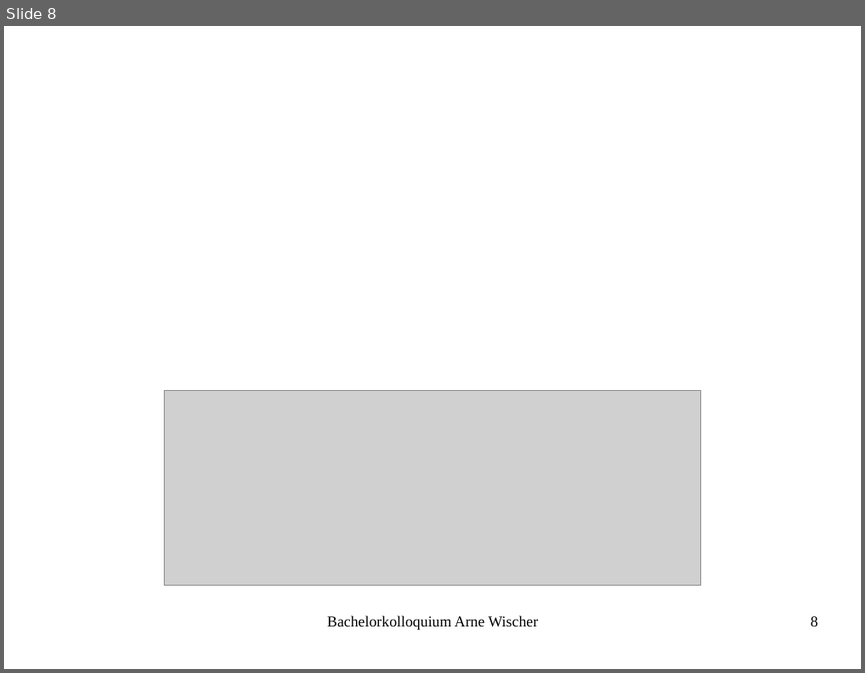
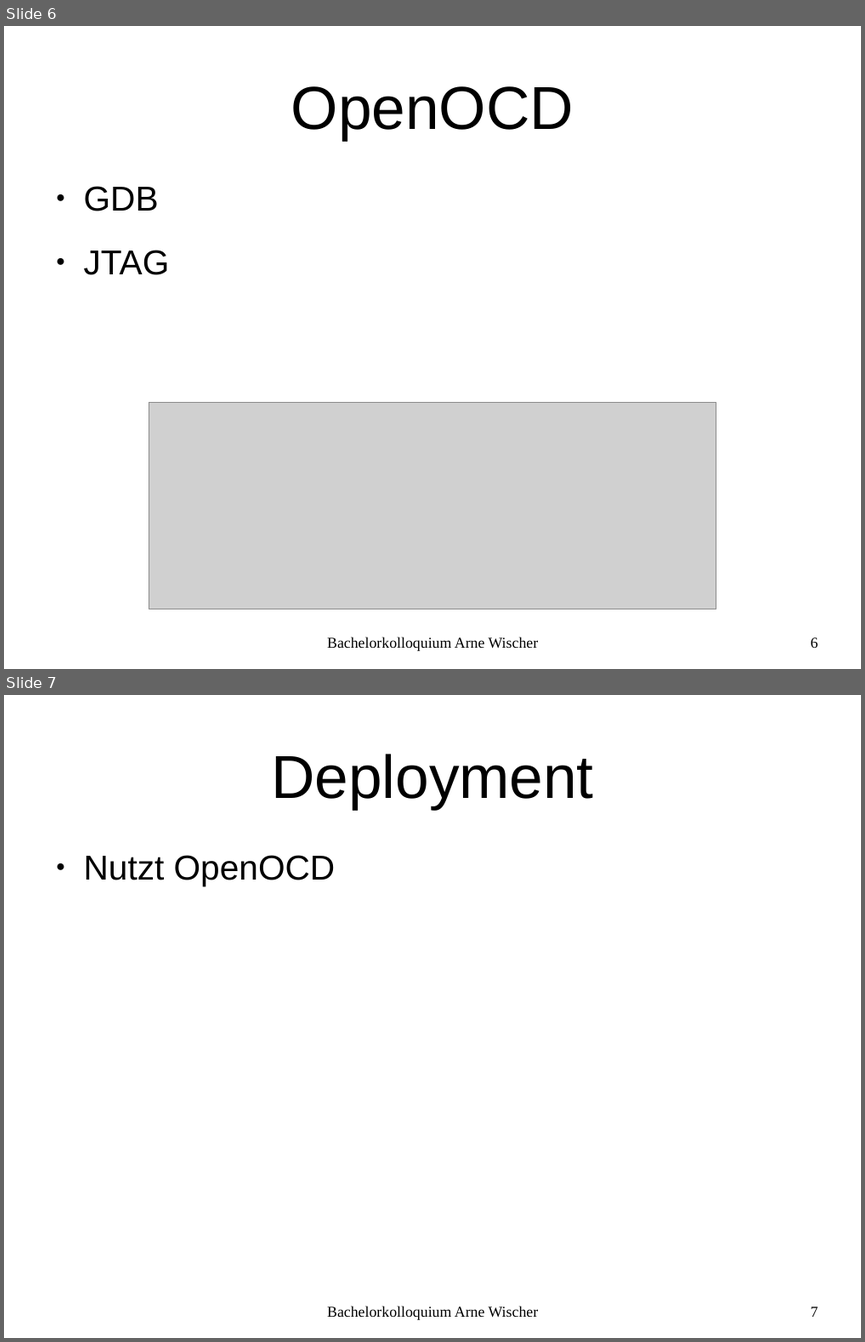
Before and after one commit to fettlaus/Kolloq, a slide deck: Kolloq.odp. Shown one above the other, each under a label of ours: slide 8 before the commit, slides 6 and 7 after it. The pictures are 865x673 and 865x1342 pixels, drawn with LibreOffice and Linux fonts; fonts in the diff are those of the drawing; grey boxes stand for pictures; background and template pictures are left out. Boxes give left, top, right and bottom in pixels: in the first picture for what was removed or moved away, otherwise in the second. Text is boxed around its words. In the diff, an @@ line names an element or a change of style, - is before the commit and + after.

```diff
--- a/Kolloq.odp
+++ b/Kolloq.odp
@@ slide 7 added at box(4, 695, 861, 1338), background picture (left out) @@
@@ title added at box(271, 754, 594, 810), 56.1 pt, text #000000 @@
+Deployment
@@ text added at box(84, 855, 336, 886), 32 pt, text #000000 @@
+● Nutzt OpenOCD
@@ text added at box(327, 1305, 539, 1320), 14 pt, text #000000 @@
+Bachelorkolloquium Arne Wischer
@@ page number added at box(811, 1306, 818, 1316), 14 pt, text #000000 @@
+7
@@ what was slide 8 is now slide 6 @@
@@ slide 6 changed as well @@
@@ title added at box(291, 86, 574, 141), 56.1 pt, text #000000 @@
+OpenOCD
@@ text added at box(84, 186, 170, 275), 32 pt, text #000000 @@
+● GDB
+● JTAG
@@ picture: place and size @@
-picture at box(164, 390, 701, 585)
+picture at box(148, 403, 715, 608)
@@ text "Bachelorkolloquium Arne Wischer": place and size @@
-text "Bachelorkolloquium Arne Wischer" at box(327, 615, 539, 630)
+text "Bachelorkolloquium Arne Wischer" at box(327, 636, 539, 651)
@@ page number removed at box(811, 616, 818, 626) @@
-8
@@ page number added at box(811, 637, 818, 647), 14 pt, text #000000 @@
+6
```
Also in this commit, not shown: 11 other slides changed, 1 other slide added, 2 slides removed.
